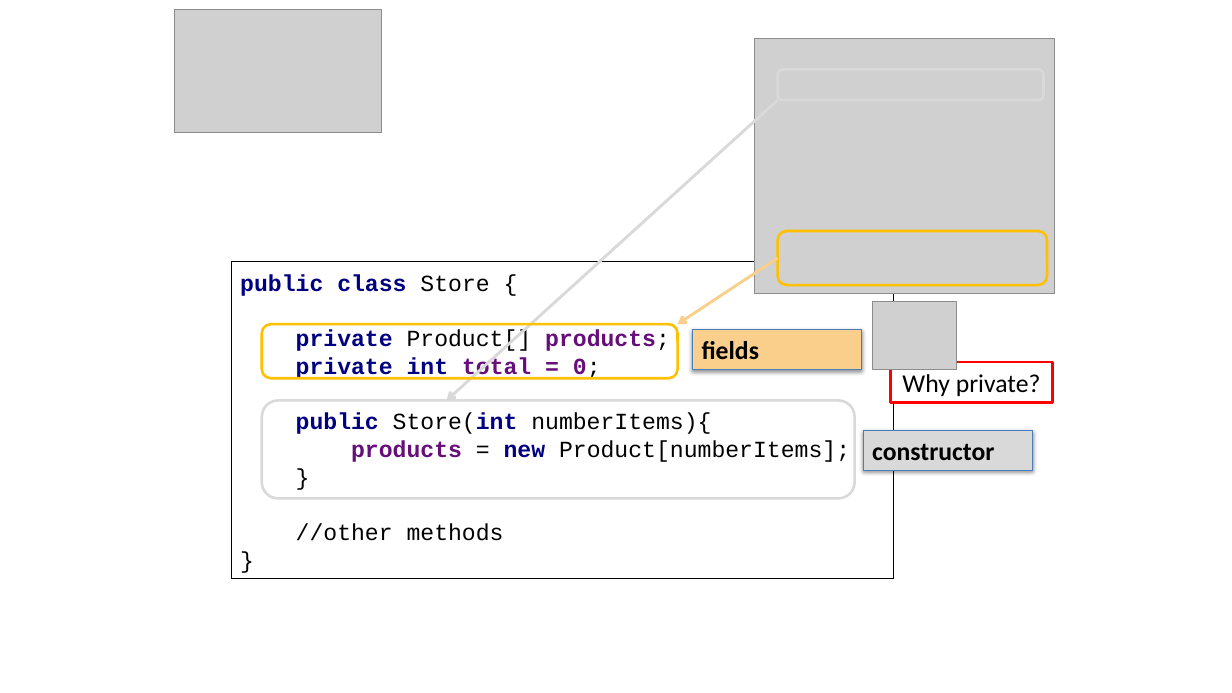
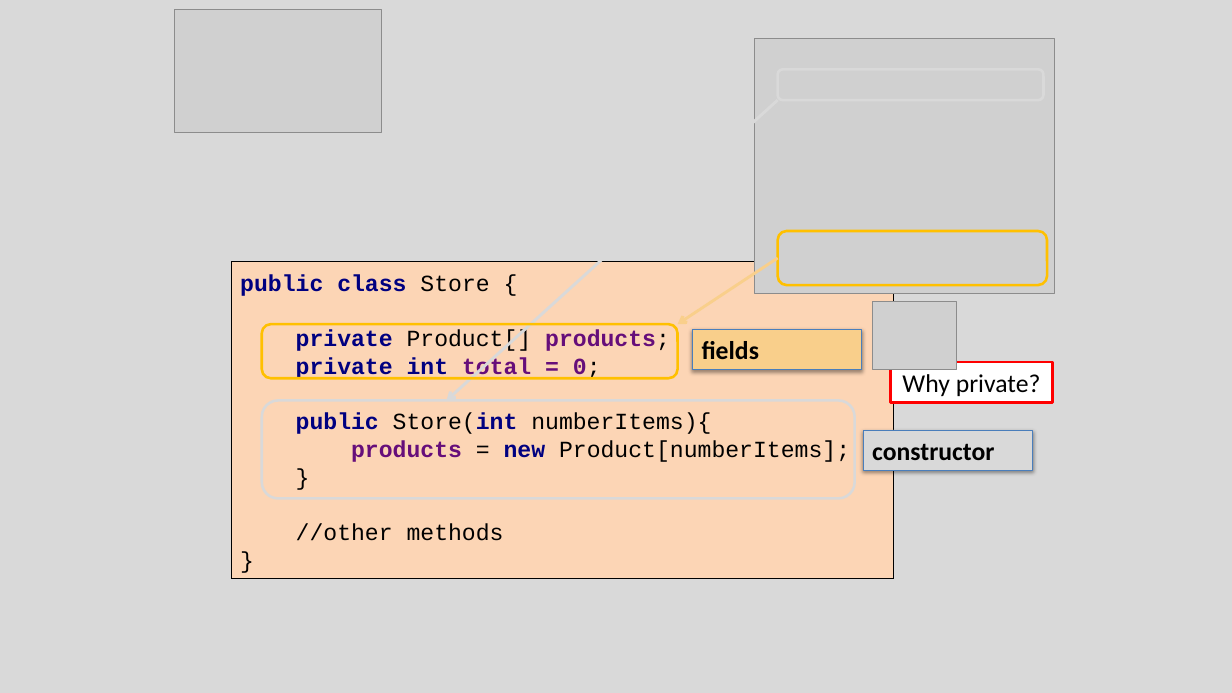
Before and after one commit to Programming-Fundamentals-SETU/prog-fund-1-sept-25, a slide deck: slide 9 of topic08-arrays-of-objects/unit-1/talk-3-array-product/c-array-product.pptx. Drawn at 1232x693 pixels with LibreOffice and Linux fonts; fonts in the diff are those of the drawing; grey boxes stand for pictures. Boxes give left, top, right and bottom in pixels: in the first picture for what was removed or moved away, otherwise in the second. Text is boxed around its words. In the diff, an @@ line names an element or a change of style, - is before the commit and + after.

Commit message:
store lecture

```diff
--- a/topic08-arrays-of-objects/unit-1/talk-3-array-product/c-array-product.pptx
+++ b/topic08-arrays-of-objects/unit-1/talk-3-array-product/c-array-product.pptx
@@ background #FFFFFF to #D9D9D9 @@
@@ rectangle "public class Store { private ..." at <box>231,262,894,579</box>: fill #FFFFFF to #FCD5B5 @@
```
Also in this commit, not shown: 22 other slides changed, 14 other files.
